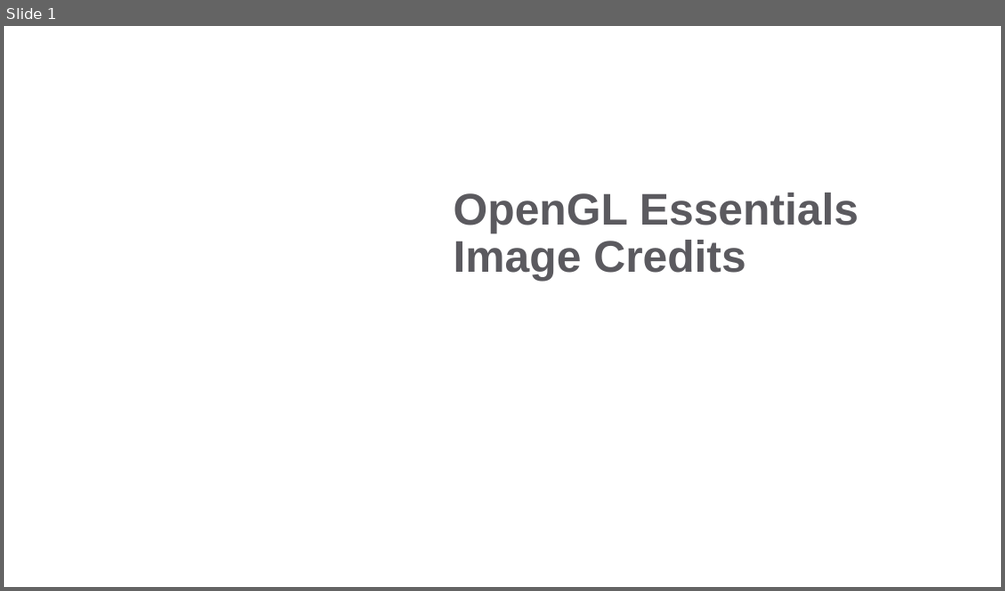
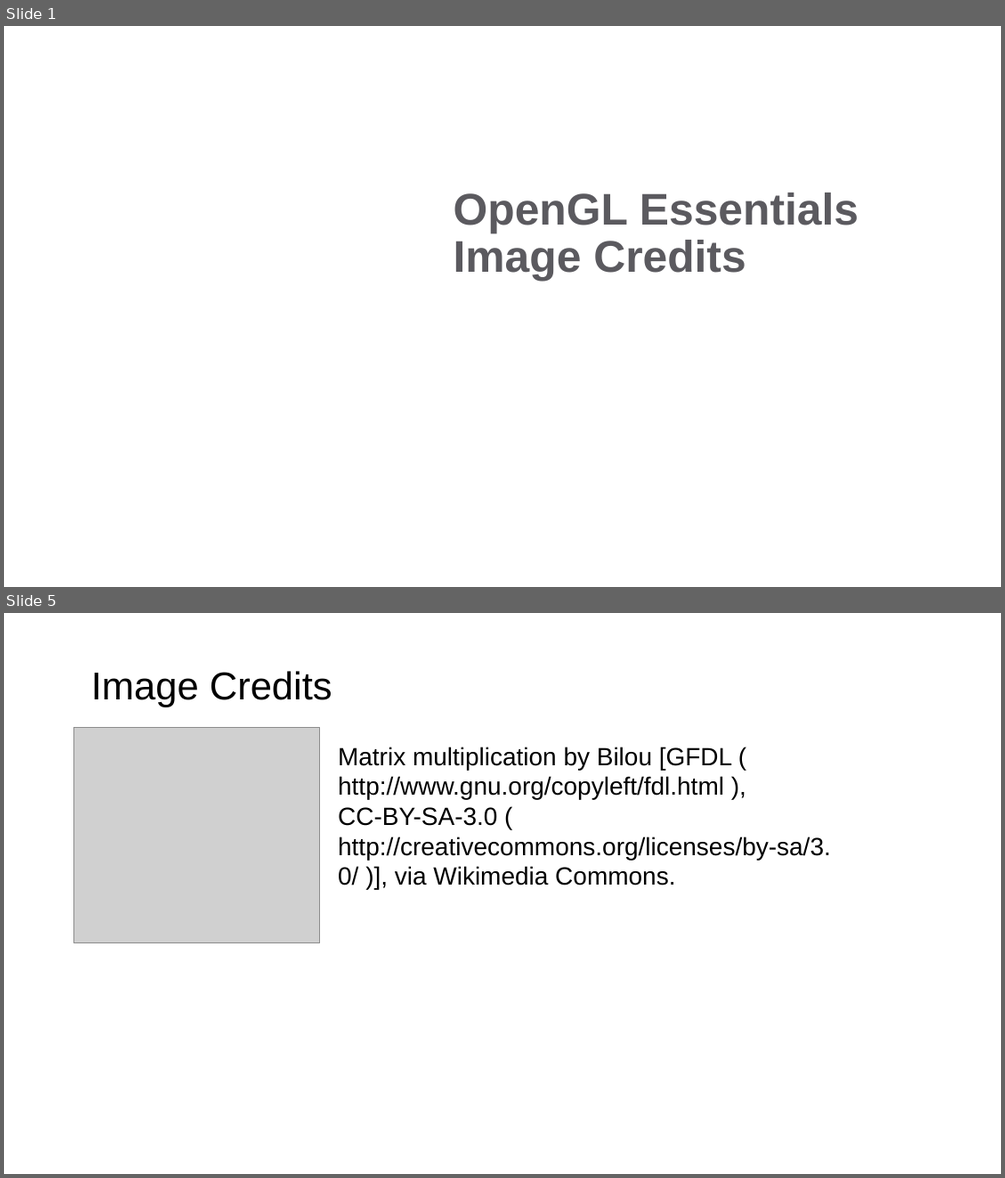
Before and after one commit to rkskov/opengl-essentials-livelessons, a slide deck: ImageCredits.pptx. Shown one above the other, each under a label of ours: slide 1 before the commit, slides 1 and 5 after it; the slides between them are not shown. The pictures are 1005x591 and 1005x1178 pixels, drawn with LibreOffice and Linux fonts; fonts in the diff are those of the drawing; grey boxes stand for pictures; background and template pictures are left out. Boxes give left, top, right and bottom in pixels: in the first picture for what was removed or moved away, otherwise in the second. Text is boxed around its words. In the diff, an @@ line names an element or a change of style, - is before the commit and + after.

Commit message:
Image credit updates. Added pre-build .pdb files for SOIL and glfw to prevent build warnings.

```diff
--- a/ImageCredits.pptx
+++ b/ImageCredits.pptx
@@ slide 5 added at (x1=4, y1=613, x2=1001, y2=1174), background picture (left out) @@
@@ text added at (x1=91, y1=671, x2=332, y2=707), 28 pt, text #000000 @@
+Image Credits
@@ picture added at (x1=73, y1=728, x2=320, y2=944) @@
@@ text added at (x1=338, y1=747, x2=831, y2=885), 18 pt, text #000000 @@
+Matrix multiplication by Bilou [GFDL ( http://www.gnu.org/copyleft/fdl.html ),
+CC-BY-SA-3.0 ( http://creativecommons.org/licenses/by-sa/3.0/ )], via Wikimedia Commons.
```
Also in this commit, not shown: 1 slide changed, 8 other files.
